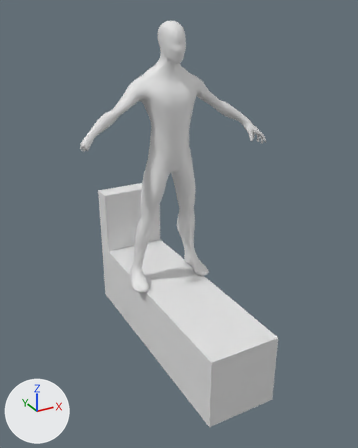
The Blender file neverlast10seconds/Assets/Models/Source/Alien_Posed.blend: old version first, new version second.
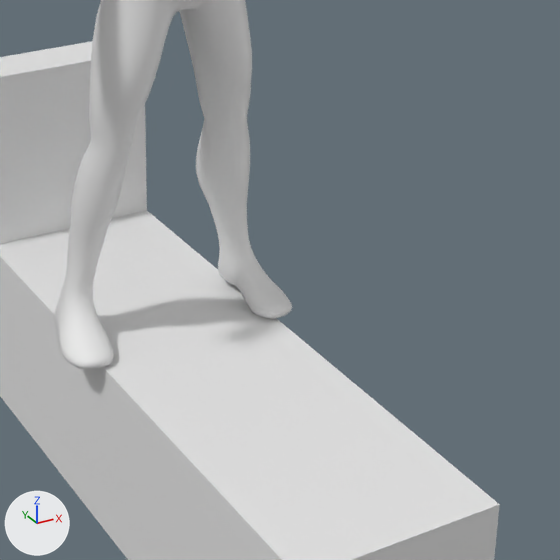
There are two pictures of each version: one whole from a camera (50 mm lens) standing at (-1.565, -2.986, 1.939) and looking at (-0.004, -0.148, 0.52), one close up on the part from 31% to 83% of the width and 38% to 80% of the height. Every picture has the same lights, and +X, +Y and +Z are marked at lower left. Objects named as collision shapes, trigger or cutter boxes, shadow casters or lower levels of detail are left out.

The first close-up shows 'Cube', 'Human_BaseMesh'.
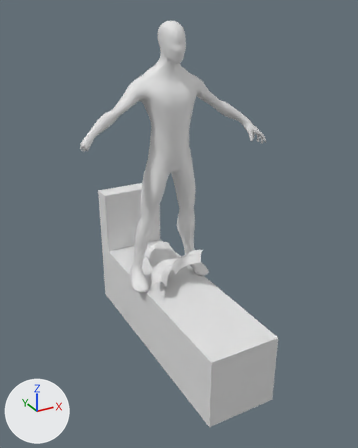
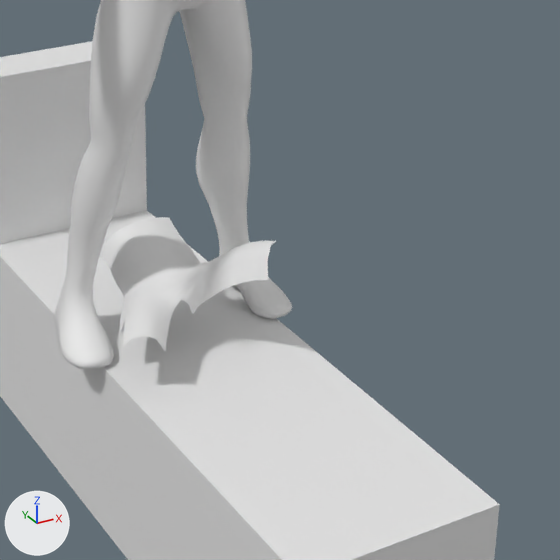
What changed in the scene script:
```text
Change ob_bubblearea:
    remove ob_bubblearea.hide_set(True)
```

Location of each change, (x1, y1, x2, y2) in pixels of the close-ups (560 x 560 px):
'BubbleArea', shown
    after: (100, 217, 276, 351)
